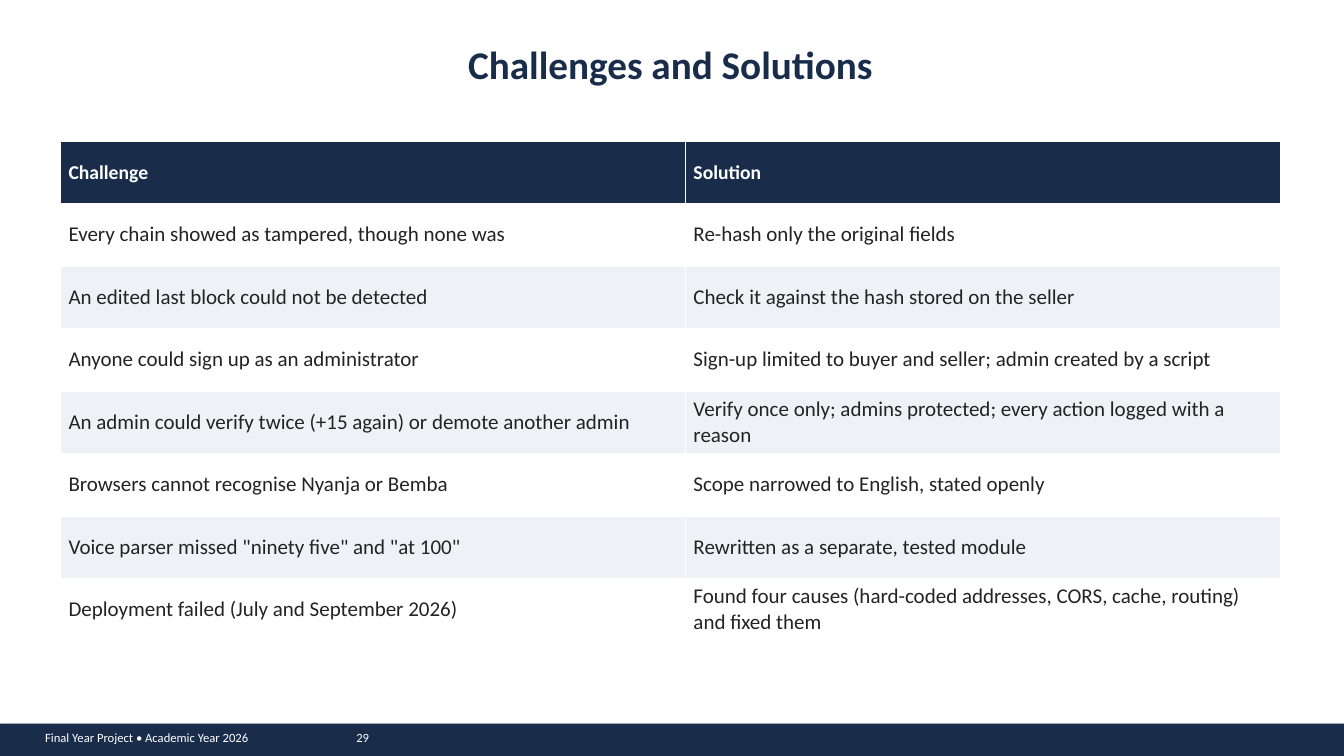
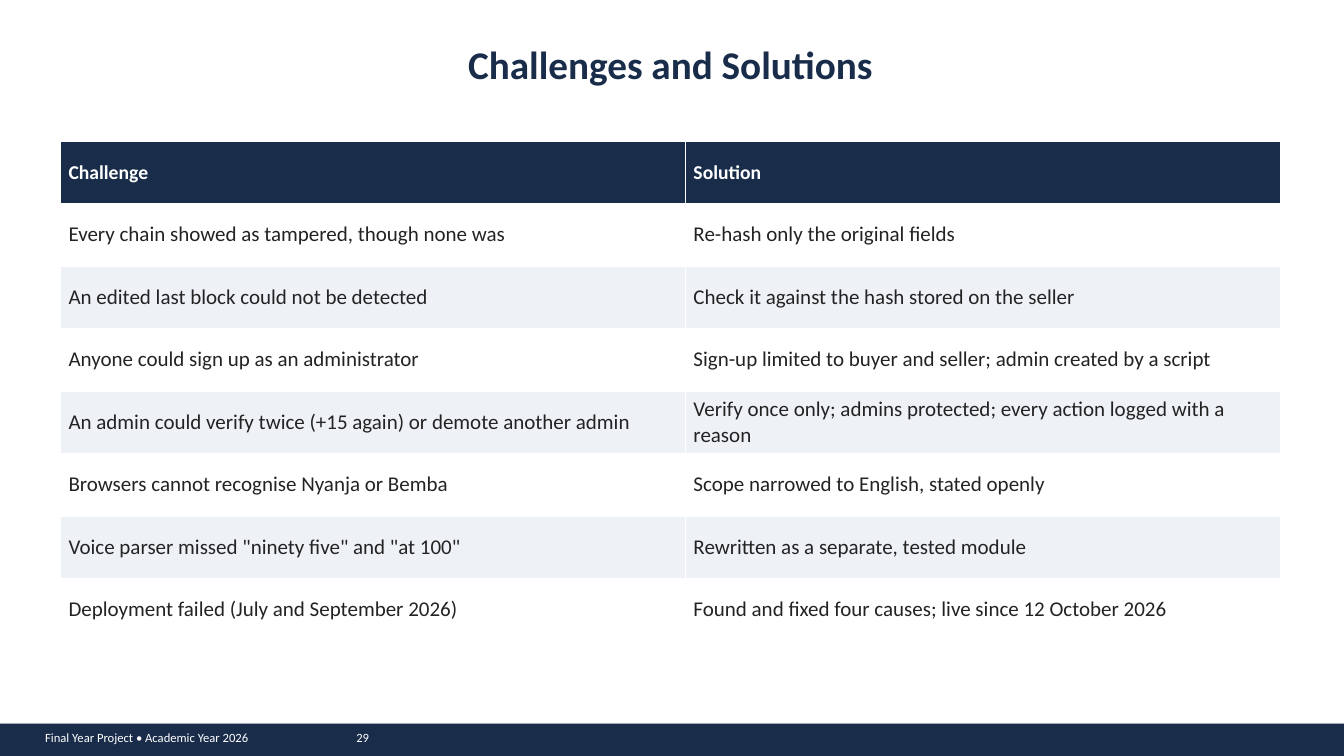
Before and after one commit to john-chola/ZamMarket, a slide deck: slide 29 of docs/presentation/ZamMarket_Presentation.pptx. Drawn at 1344x756 pixels with LibreOffice and Linux fonts; fonts in the diff are those of the drawing. Boxes give left, top, right and bottom in pixels: in the first picture for what was removed or moved away, otherwise in the second. Text is boxed around its words. In the diff, an @@ line names an element or a change of style, - is before the commit and + after.

```diff
--- a/docs/presentation/ZamMarket_Presentation.pptx
+++ b/docs/presentation/ZamMarket_Presentation.pptx
@@ table at (60,141,1280,641) @@
-row 8, column 2: Found four causes (hard-coded addresses, CORS, cache, routing) and fixed them
+row 8, column 2: Found and fixed four causes; live since 12 October 2026
```
Also in this commit, not shown: 13 other slides changed, 2 other files.
